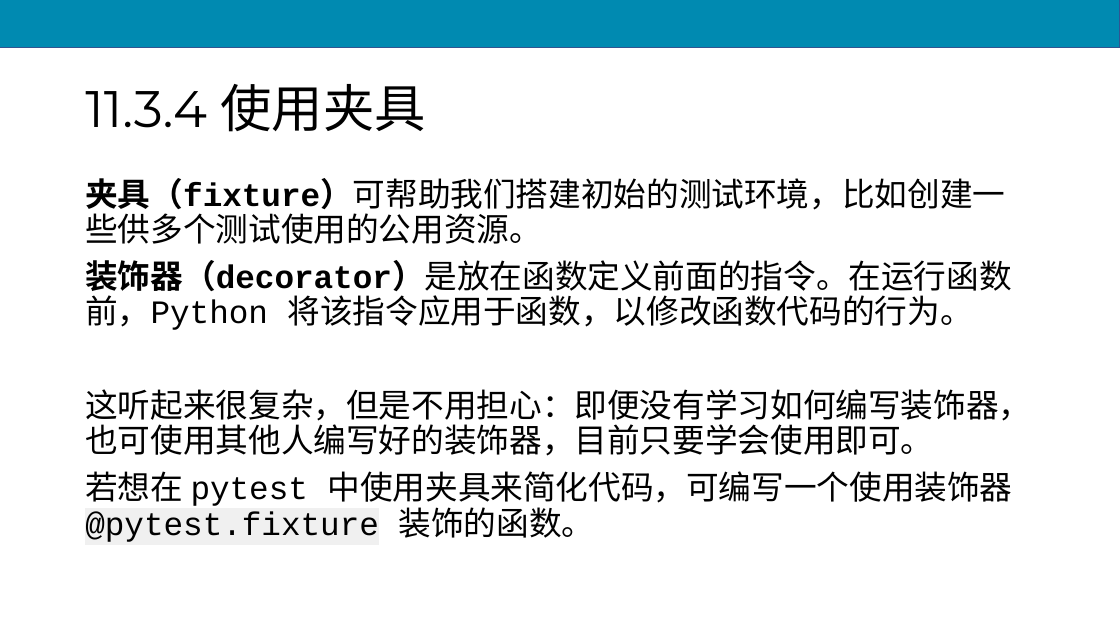
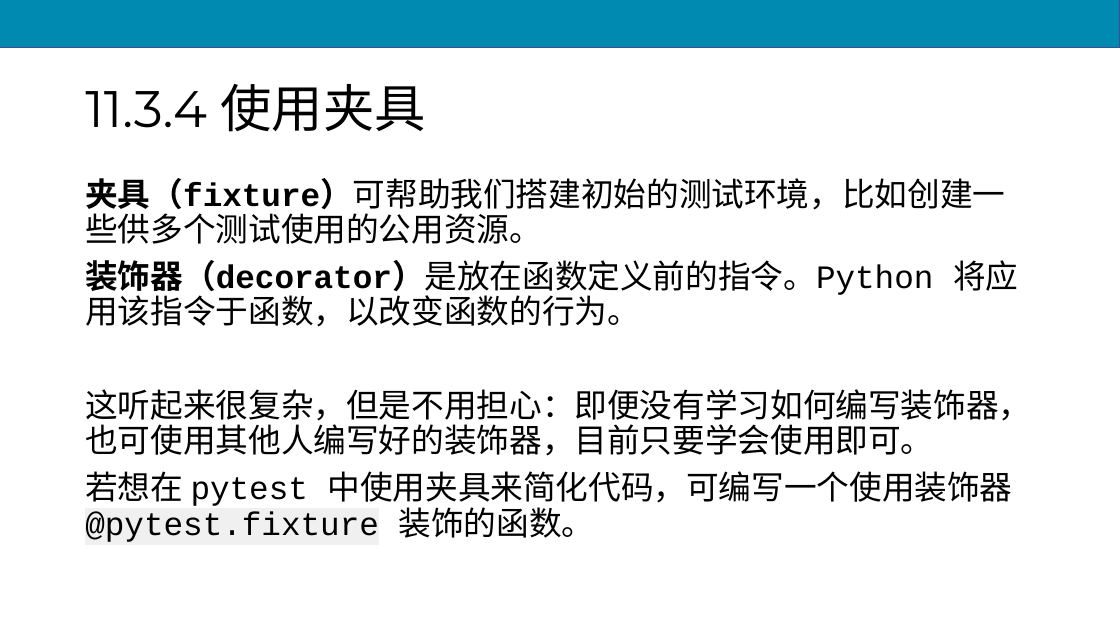
Before and after one commit to scruel/pcc_3e_slides, a slide deck: slide 56 of PPT/python11.pptx (slide 57 before the commit). Drawn at 1120x630 pixels with LibreOffice and Linux fonts; fonts in the diff are those of the drawing. Boxes give left, top, right and bottom in pixels: in the first picture for what was removed or moved away, otherwise in the second. Text is boxed around its words. In the diff, an @@ line names an element or a change of style, - is before the commit and + after.

```diff
--- a/PPT/python11.pptx
+++ b/PPT/python11.pptx
@@ text at [85, 260, 1018, 327]: text changed @@
-装饰器（decorator）是放在函数定义前面的指令。在运行函数前，Python 将该指令应用于函数，以修改函数代码的行为。
+装饰器（decorator）是放在函数定义前的指令。Python 将应用该指令于函数，以改变函数的行为。
```
Also in this commit, not shown: 3 other slides changed, 1 slide removed, 4 other files.
